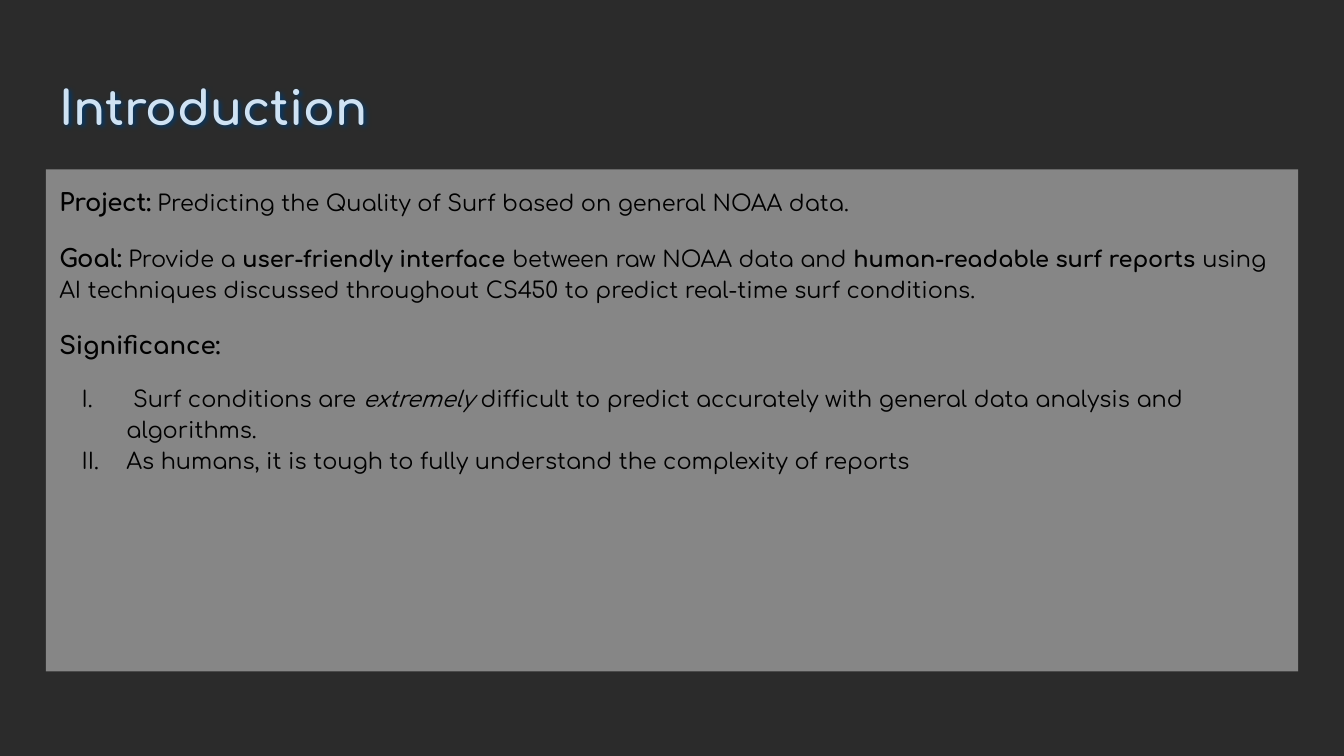
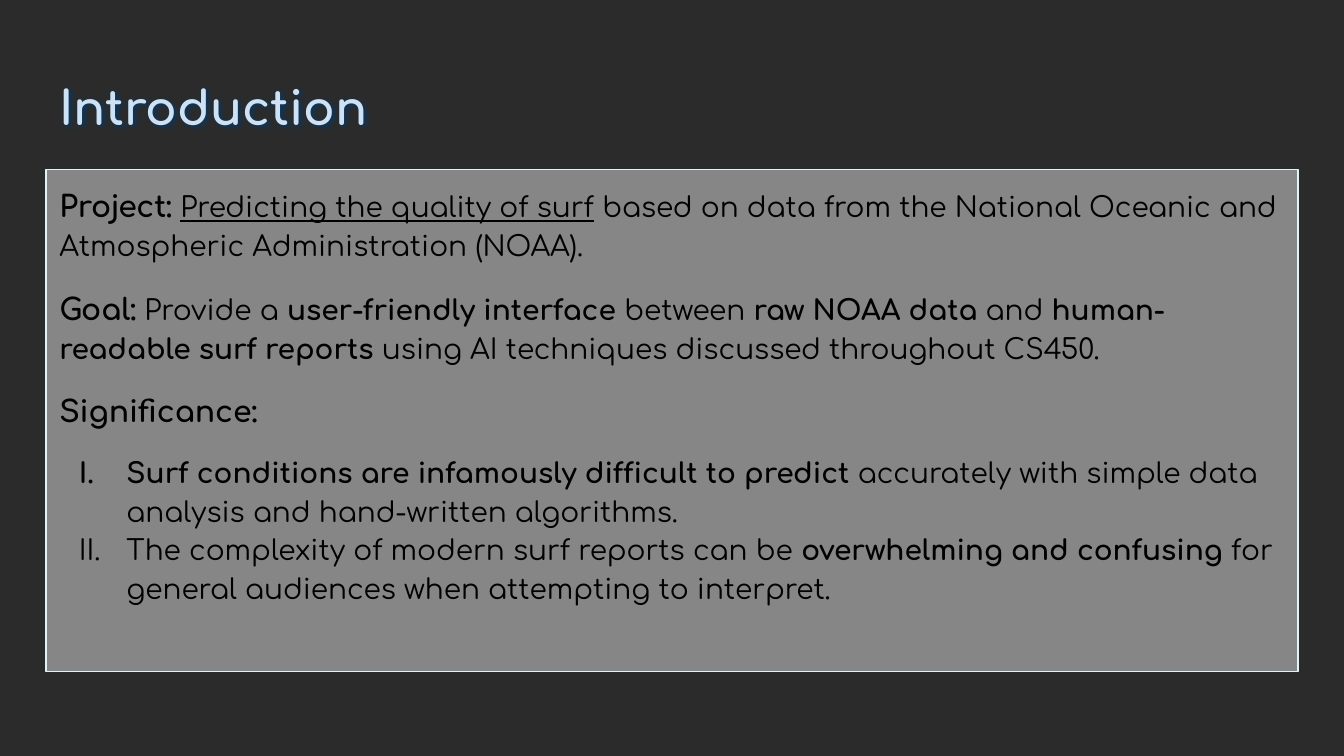
Before and after one commit to NicholasMDH/AI_Surf_Predictions, a slide deck: slide 3 of OpenSurf.pptx. Drawn at 1344x756 pixels with LibreOffice and Linux fonts; fonts in the diff are those of the drawing; background and template pictures are left out; a plain dark background stands for a picture behind light text. Boxes give left, top, right and bottom in pixels: in the first picture for what was removed or moved away, otherwise in the second. Text is boxed around its words. In the diff, an @@ line names an element or a change of style, - is before the commit and + after.

Commit message:
Slide deck updated
slides 2-7 updated

```diff
--- a/OpenSurf.pptx
+++ b/OpenSurf.pptx
@@ text "Project: Predicting the quality of ..." at <box>46,169,1298,672</box>: outline none to #E1F3F8 0.75 pt @@
@@ text at <box>59,193,1277,366</box>: text changed; size 12 to 15 pt @@
-Project: Predicting the Quality of Surf based on general NOAA data.
-Goal: Provide a user-friendly interface between raw NOAA data and human-readable surf reports using AI techniques discussed throughout CS450 to predict real-time surf conditions.
+Project: Predicting the quality of surf based on data from the National Oceanic and Atmospheric Administration (NOAA).
+Goal: Provide a user-friendly interface between raw NOAA data and human-readable surf reports using AI techniques discussed throughout CS450.
@@ text at <box>59,398,257,429</box>: size 13 to 16 pt in "Significance:" @@
@@ text at <box>126,461,1273,606</box>: text changed; size 12 to 15 pt @@
-I. Surf conditions are extremely difficult to predict accurately with general data analysis and algorithms.
-II. As humans, it is tough to fully understand the complexity of reports
+I. Surf conditions are infamously difficult to predict accurately with simple data analysis and hand-written algorithms.
+II. The complexity of modern surf reports can be overwhelming and confusing for general audiences when attempting to interpret.
```
Also in this commit, not shown: 1 other slide changed, 4 slides added, 1 slide removed.
